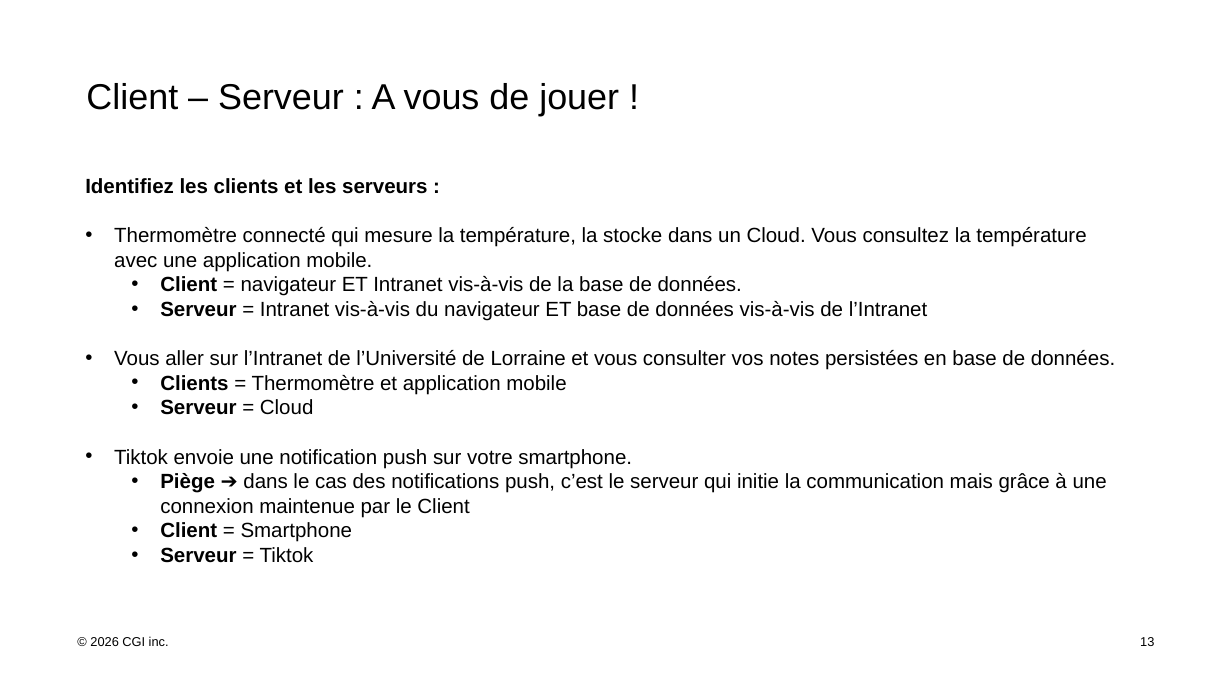
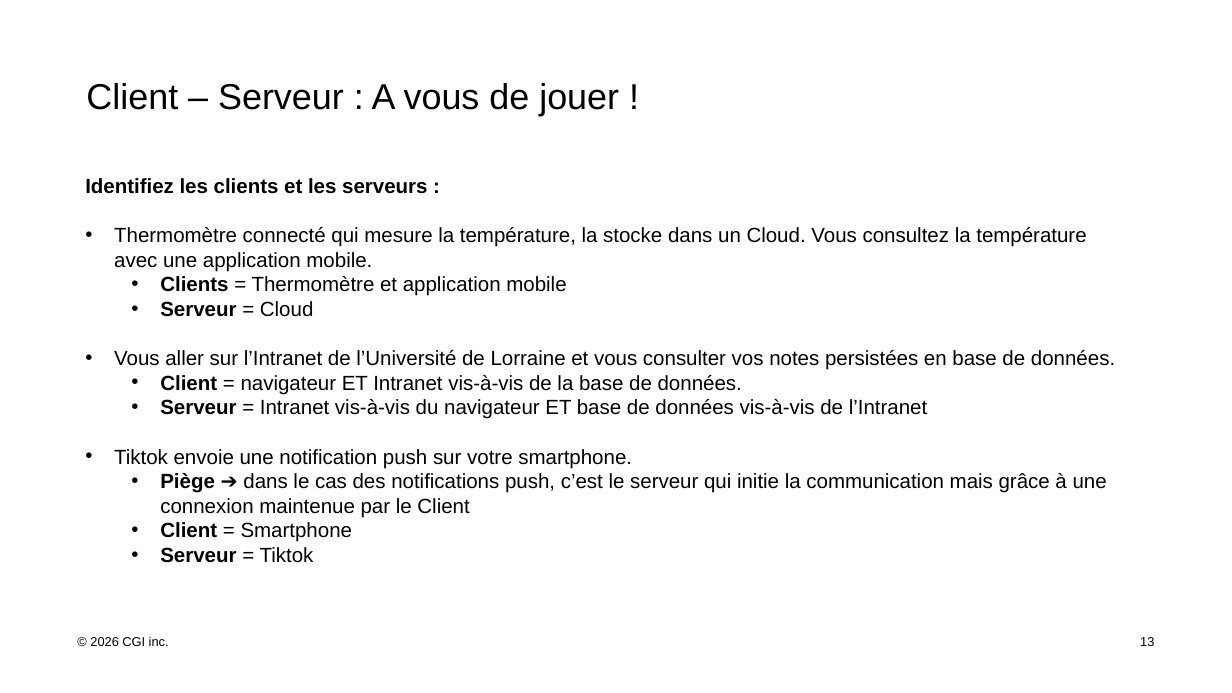
Before and after one commit to boubacarb1003-hue/Polytech-Nancy-TD-backend-students, a slide deck: slide 13 of cours/FY26 CM1 Initiation au développement WEB 1.1.1.pptx. Drawn at 1232x693 pixels with LibreOffice and Linux fonts; fonts in the diff are those of the drawing. Boxes give left, top, right and bottom in pixels: in the first picture for what was removed or moved away, otherwise in the second. Text is boxed around its words. In the diff, an @@ line names an element or a change of style, - is before the commit and + after.

Commit message:
Fix slides

```diff
--- a/cours/FY26 CM1 Initiation au développement WEB 1.1.1.pptx
+++ b/cours/FY26 CM1 Initiation au développement WEB 1.1.1.pptx
@@ text at [114, 276, 1115, 370]: paragraphs added @@
+  • Clients = Thermomètre et application mobile
+  • Serveur = Cloud
+• Vous aller sur l’Intranet de l’Université de Lorraine et vous consulter vos notes persistées en base de données.
@@ text at [114, 350, 1115, 415]: paragraphs removed @@
-• Vous aller sur l’Intranet de l’Université de Lorraine et vous consulter vos notes persistées en base de données.
-  • Clients = Thermomètre et application mobile
-  • Serveur = Cloud
```
